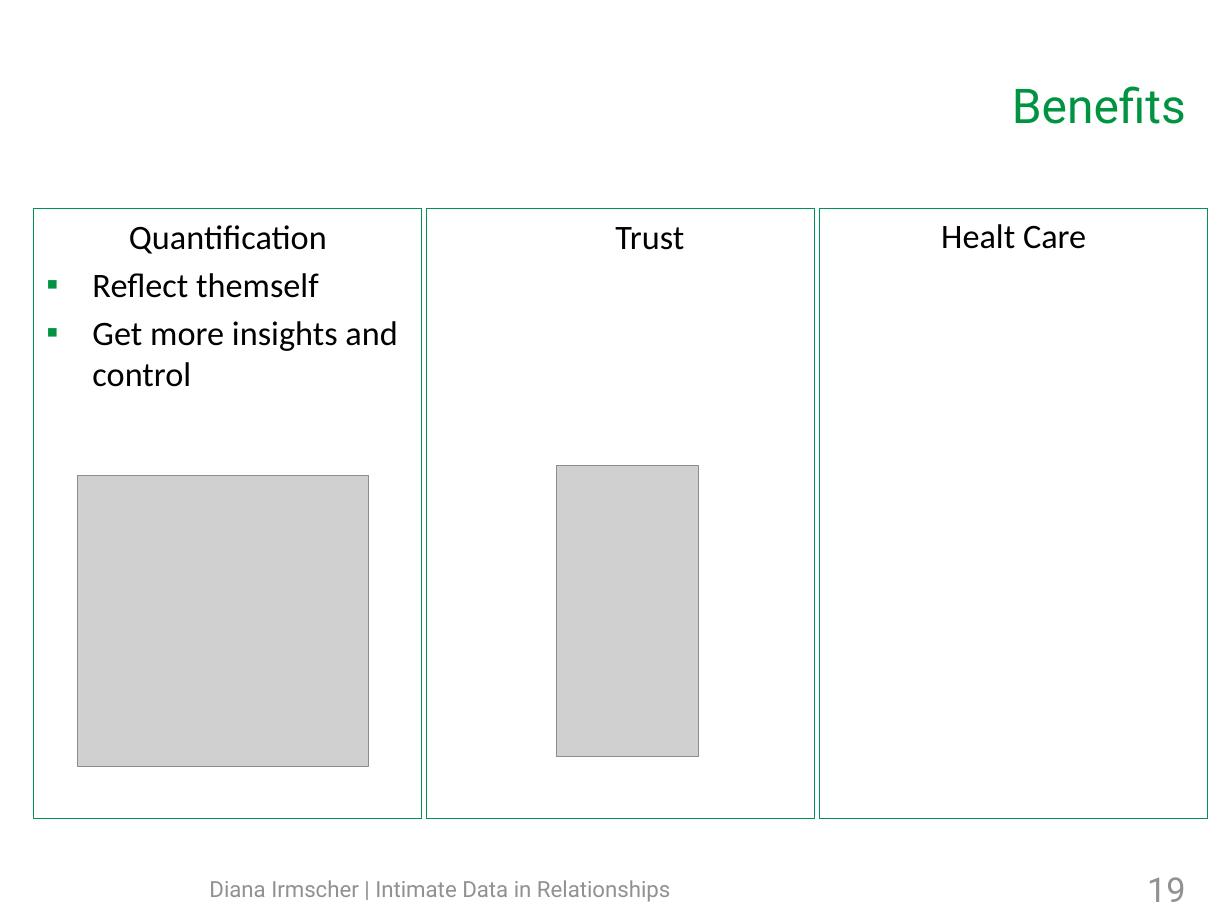
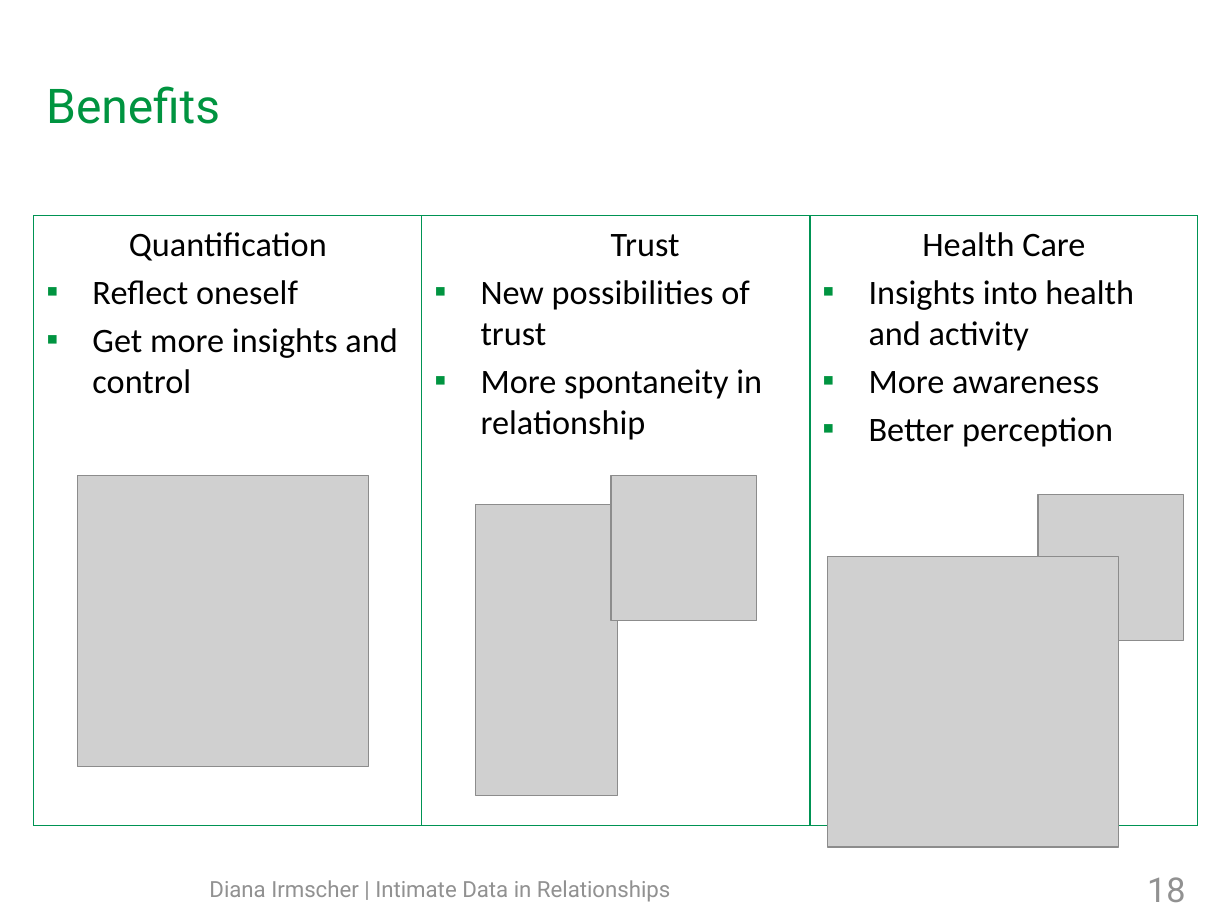
Before and after one commit to mieztatz/advanced_seminar_media_informatics, a slide deck: slide 18 of slides/final_presentation_irmscher_copy.odp (slide 19 before the commit). Drawn at 1232x924 pixels with LibreOffice and Linux fonts; fonts in the diff are those of the drawing; grey boxes stand for pictures; background and template pictures are left out. Boxes give left, top, right and bottom in pixels: in the first picture for what was removed or moved away, otherwise in the second. Text is boxed around its words. In the diff, an @@ line names an element or a change of style, - is before the commit and + after.

```diff
--- a/slides/final_presentation_irmscher_copy.odp
+++ b/slides/final_presentation_irmscher_copy.odp
@@ title "Benefits" at bbox=[46, 86, 220, 124]: alignment right to left @@
@@ text "Quantification": place and size @@
-text "Quantification" at bbox=[34, 208, 423, 818]
+text "Quantification" at bbox=[34, 216, 423, 824]
@@ text "Trust": place and size @@
-text "Trust" at bbox=[426, 208, 814, 818]
+text "Trust" at bbox=[423, 216, 811, 824]
@@ text "Health Care": place and size @@
-text "Health Care" at bbox=[819, 208, 1207, 818]
+text "Health Care" at bbox=[809, 216, 1198, 824]
@@ text at bbox=[869, 232, 1134, 447]: text changed @@
-Healt Care
+Health Care
+▪ Insights into health and activity
+▪ More awareness
+▪ Better perception
@@ text at bbox=[92, 280, 298, 305]: text changed @@
-▪ Reflect themself
+▪ Reflect oneself
@@ text at bbox=[481, 280, 762, 440]: paragraphs added @@
+▪ New possibilities of trust
+▪ More spontaneity in relationship
@@ picture added at bbox=[611, 476, 756, 621] @@
@@ picture: place and size @@
-picture at bbox=[557, 466, 699, 756]
+picture at bbox=[476, 504, 617, 795]
@@ picture added at bbox=[1039, 495, 1184, 641] @@
@@ picture added at bbox=[828, 556, 1119, 846] @@
@@ page number at bbox=[1147, 877, 1185, 902]: text changed @@
-19
+18
```
Also in this commit, not shown: 17 other slides changed, 1 slide added, 2 slides removed, 35 other files.
